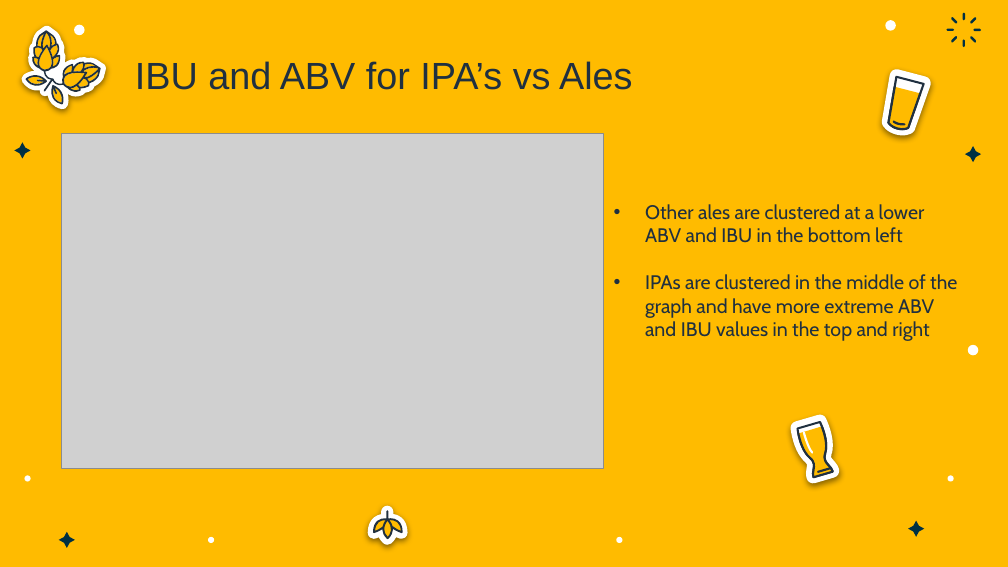
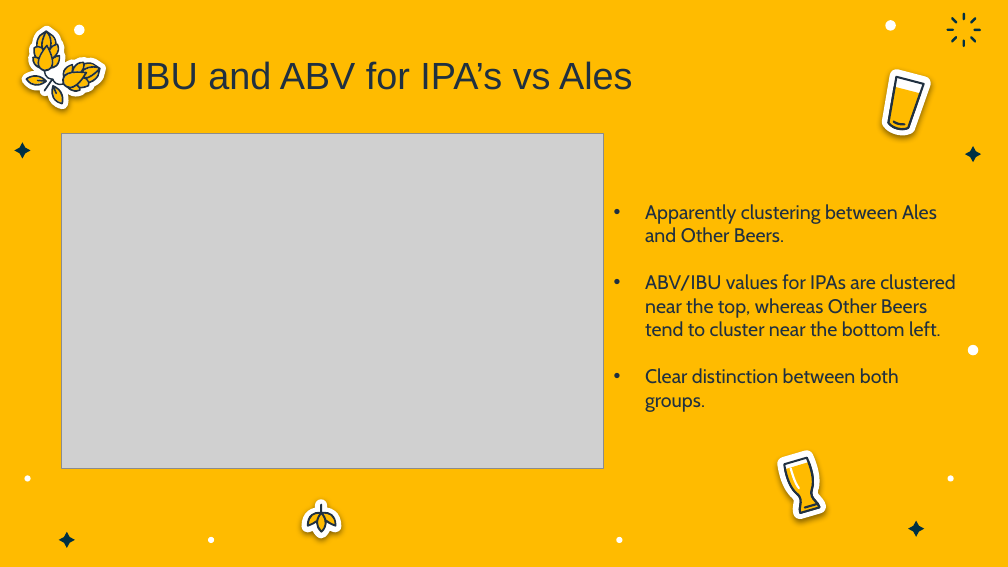
Before and after one commit to DotSumWedge/BreweryAnalysis, a slide deck: slide 13 of BeerAnalysisPresentation.pptx. Drawn at 1008x567 pixels with LibreOffice and Linux fonts; fonts in the diff are those of the drawing; grey boxes stand for pictures. Boxes give left, top, right and bottom in pixels: in the first picture for what was removed or moved away, otherwise in the second. Text is boxed around its words. In the diff, an @@ line names an element or a change of style, - is before the commit and + after.

```diff
--- a/BeerAnalysisPresentation.pptx
+++ b/BeerAnalysisPresentation.pptx
@@ text at box(645, 204, 956, 412): text changed @@
-• Other ales are clustered at a lower ABV and IBU in the bottom left
-• IPAs are clustered in the middle of the graph and have more extreme ABV and IBU values in the top and right
+• Apparently clustering between Ales and Other Beers.
+• ABV/IBU values for IPAs are clustered near the top, whereas Other Beers tend to cluster near the bottom left.
+• Clear distinction between both groups.
@@ 6 freeform shapes: place and size @@
-6 freeform shapes at box(786, 413, 846, 487)
+6 freeform shapes at box(773, 448, 833, 522)
@@ 5 freeform shapes: place and size @@
-5 freeform shapes at box(368, 506, 408, 545)
+5 freeform shapes at box(301, 499, 342, 538)
```
Also in this commit, not shown: 2 other slides changed.
